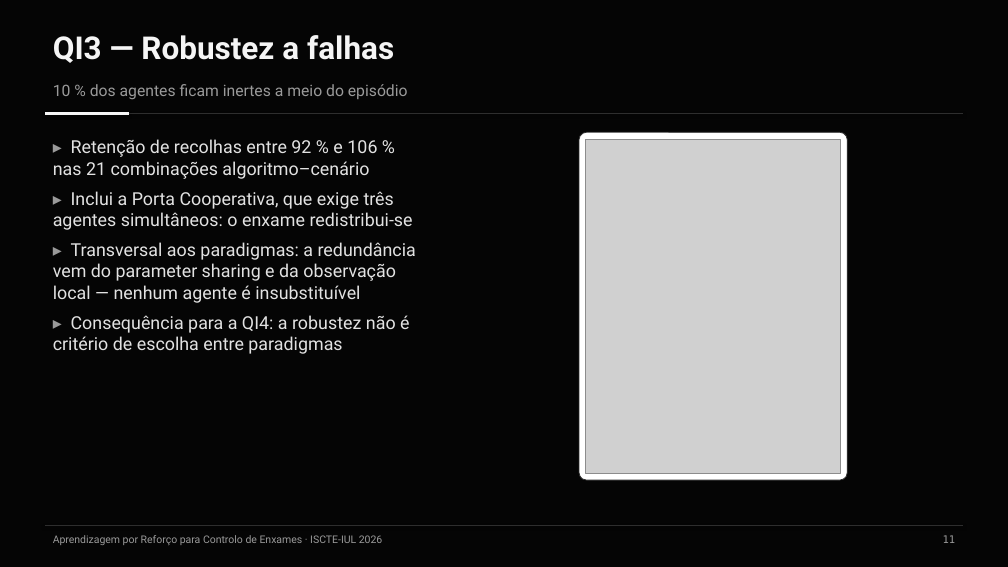
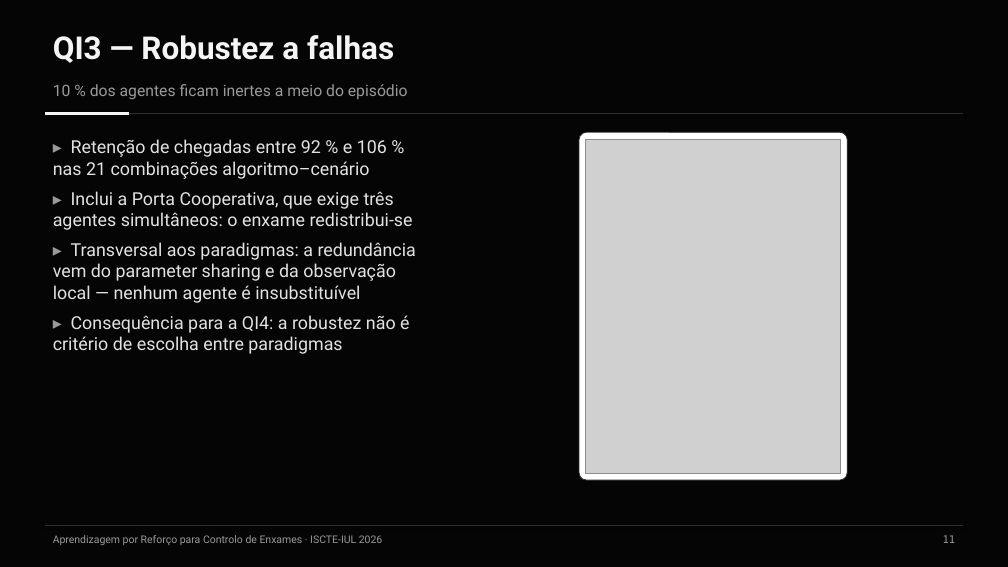
Before and after one commit to Pombo2001/swarm-robotics-tese, a slide deck: slide 12 of Defesa/slides_defesa.pptx. Drawn at 1008x567 pixels with LibreOffice and Linux fonts; fonts in the diff are those of the drawing; grey boxes stand for pictures. Boxes give left, top, right and bottom in pixels: in the first picture for what was removed or moved away, otherwise in the second. Text is boxed around its words. In the diff, an @@ line names an element or a change of style, - is before the commit and + after.

```diff
--- a/Defesa/slides_defesa.pptx
+++ b/Defesa/slides_defesa.pptx
@@ text at (x1=53, y1=139, x2=387, y2=179): text changed @@
-▸ Retenção de recolhas entre 92 % e 106 % nas 21 combinações algoritmo–cenário
+▸ Retenção de chegadas entre 92 % e 106 % nas 21 combinações algoritmo–cenário
```
Also in this commit, not shown: 10 other slides changed, 41 other files.
